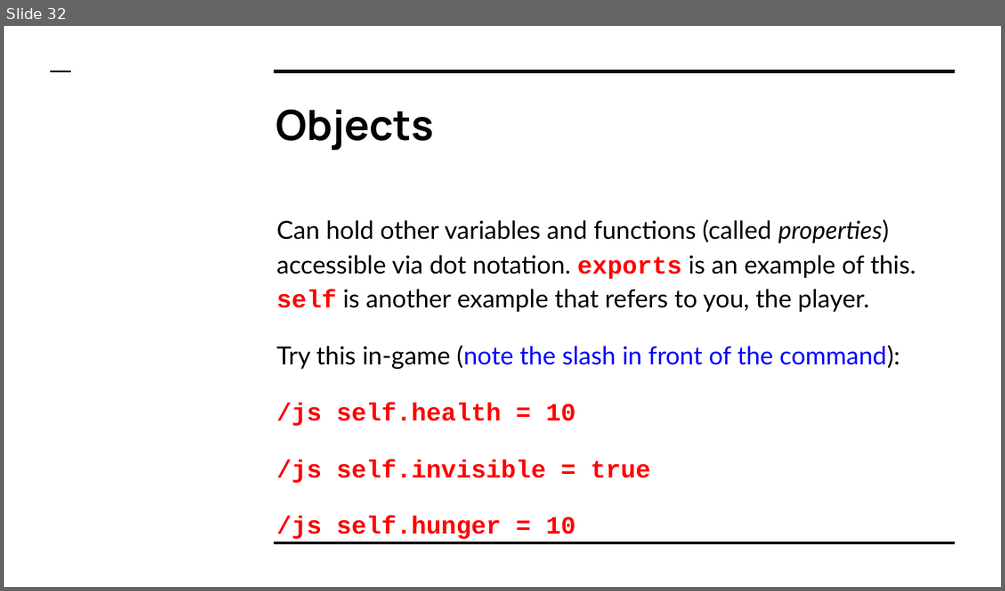
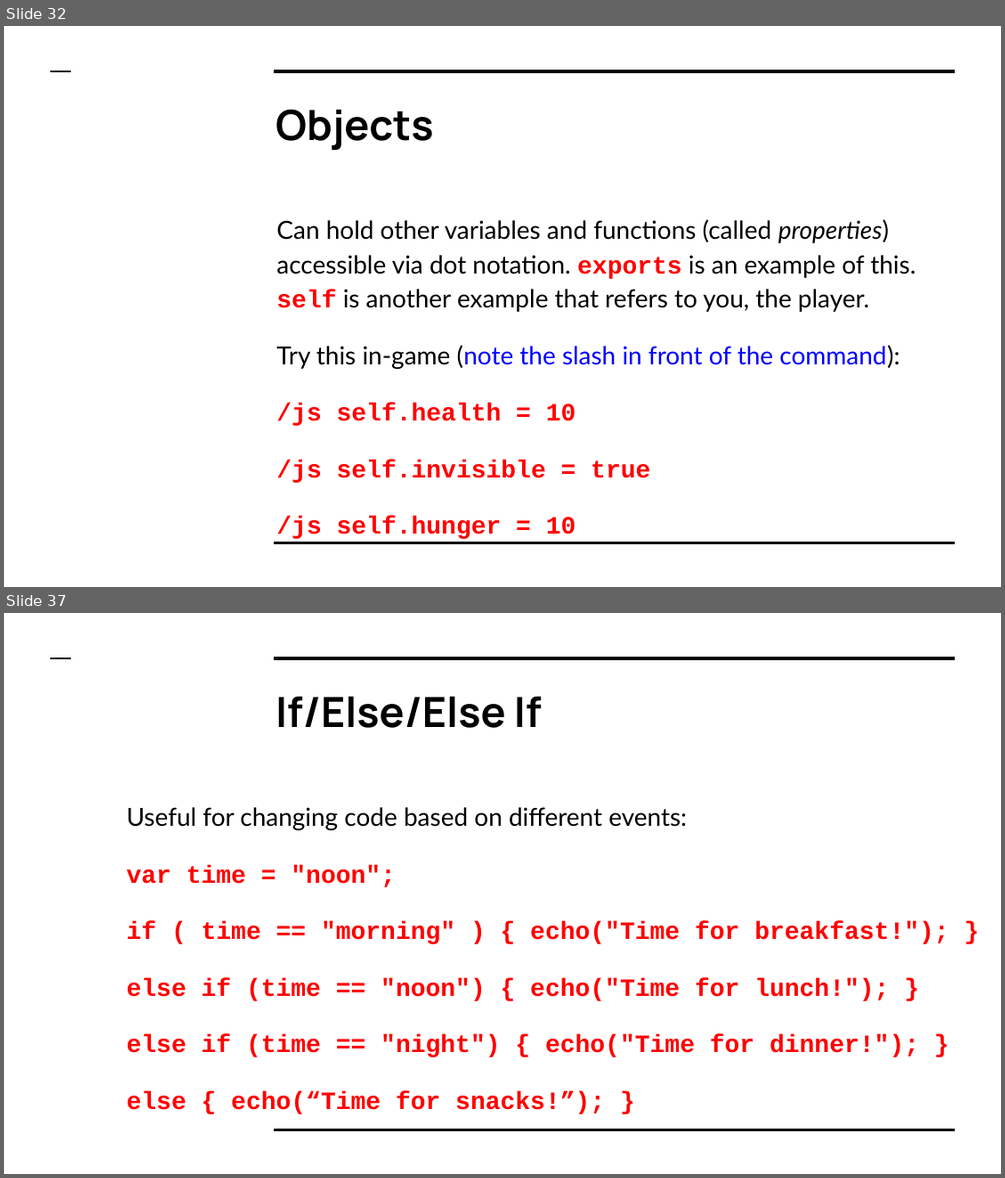
Before and after one commit to LetsCodeBlacksburg/ScriptCraft, a slide deck: slides/ScriptCraft- Day 01 (Getting Started).pptx. Shown one above the other, each under a label of ours: slide 32 before the commit, slides 32 and 37 after it; the slides between them are not shown. The pictures are 1005x591 and 1005x1178 pixels, drawn with LibreOffice and Linux fonts; fonts in the diff are those of the drawing; background and template pictures are left out. Boxes give left, top, right and bottom in pixels: in the first picture for what was removed or moved away, otherwise in the second. Text is boxed around its words. In the diff, an @@ line names an element or a change of style, - is before the commit and + after.

Commit message:
Restored missing slides from the end of day 1 (events, arrays, conditionals)

```diff
--- a/slides/ScriptCraft- Day 01 (Getting Started).pptx
+++ b/slides/ScriptCraft- Day 01 (Getting Started).pptx
@@ slide 37 added at (4, 613, 1001, 1174), background picture (left out); not listed: 3 template elements that a slide beside it also shows @@
@@ title added at (275, 696, 542, 728), 30 pt, text #000000, bold @@
+If/Else/Else If
@@ text added at (127, 807, 948, 1114), 18 pt, text #FF0000, bold @@
+Useful for changing code based on different events:
+var time = "noon";
+if ( time == "morning" ) { echo("Time for breakfast!"); }
+else if (time == "noon") { echo("Time for lunch!"); }
+else if (time == "night") { echo("Time for dinner!"); }
+else { echo(“Time for snacks!”); }
```
Also in this commit, not shown: 16 other slides added, 1 other file.
